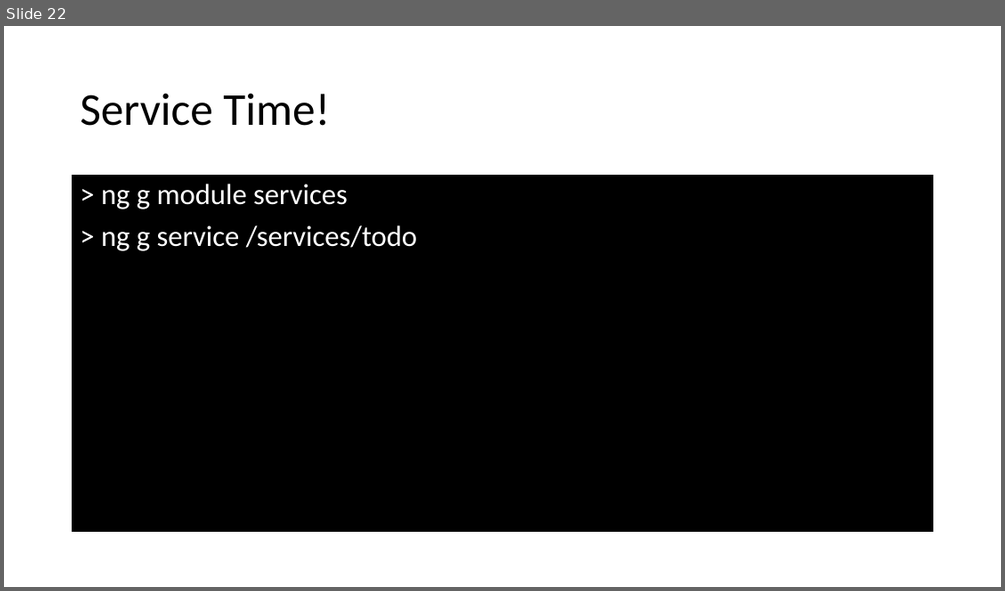
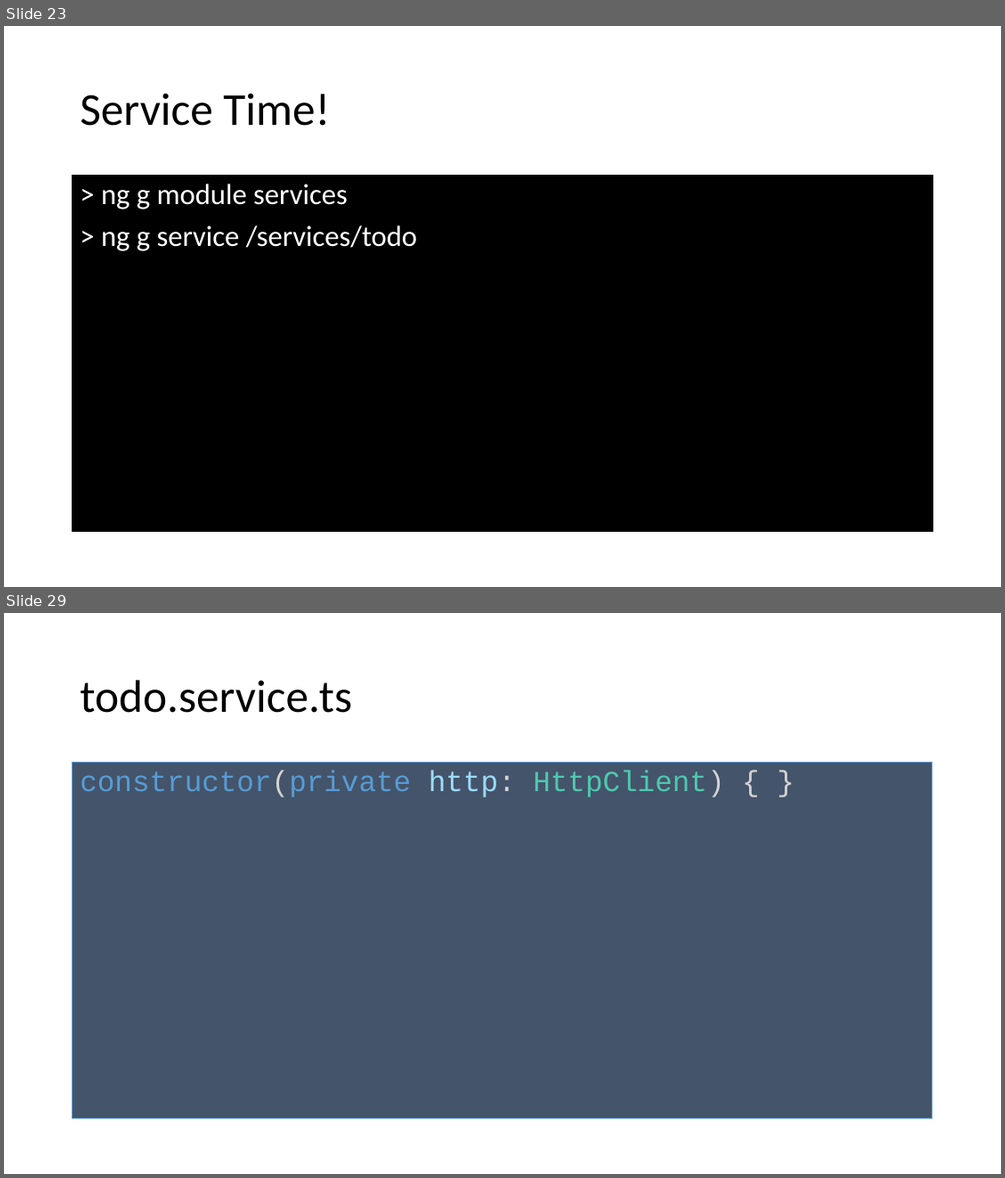
Before and after one commit to spirit-coding/todo-app-aj33349, a slide deck: Angular2.pptx. Shown one above the other, each under a label of ours: slide 22 before the commit, slides 23 and 29 after it; the slides between them are not shown. The pictures are 1005x591 and 1005x1178 pixels, drawn with LibreOffice and Linux fonts; fonts in the diff are those of the drawing. Boxes give left, top, right and bottom in pixels: in the first picture for what was removed or moved away, otherwise in the second. Text is boxed around its words. In the diff, an @@ line names an element or a change of style, - is before the commit and + after.

Commit message:
start service calls

```diff
--- a/Angular2.pptx
+++ b/Angular2.pptx
@@ slide 29 added at bbox=[4, 613, 1001, 1174], background #FFFFFF @@
@@ title added at bbox=[80, 680, 352, 713], 44 pt, text #000000 @@
+todo.service.ts
@@ text added at bbox=[73, 763, 933, 1119], fill #44546A, outline #5B9BD5 0.75 pt, 28 pt, text #569CD6 @@
+constructor(private http: HttpClient) { }
@@ what was slide 22 is now slide 23 @@
```
Also in this commit, not shown: 9 slides changed, 4 other slides added, 3 other files.
